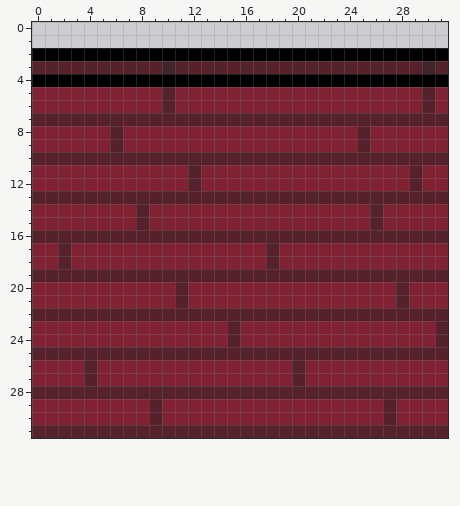
File history of a pixel-art sprite, Assets/Sprites/Environment/OwenSprites/Wall_top.png. Above: the version before the commit.
The file is 32x32 pixels.
Once edited:
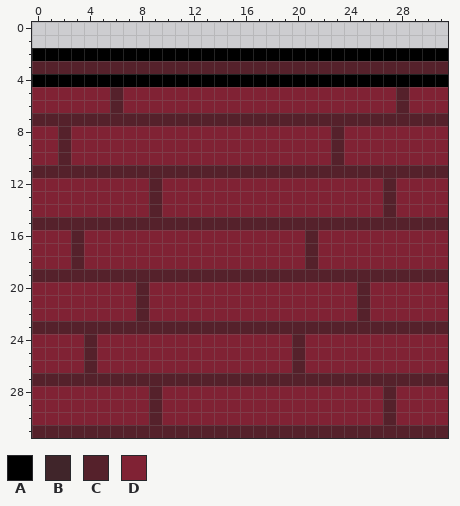
Palette (. is transparent): A #000000  B #40252a  C #55212b  D #802234
Changes in this commit:
@@ x 0..31 @@
  2 AAAAAAAAAAAAAAAAAAAAAAAAAAAAAAAA
- 3 CCCCCCCCCCBCCCCCCCCCCCCCCCCCCCBC
+ 3 CCCCCCCCCCCCCCCCCCCCCCCCCCCCCCCC
  4 AAAAAAAAAAAAAAAAAAAAAAAAAAAAAAAA
- 5 DDDDDDDDDDCDDDDDDDDDDDDDDDDDDDCD
- 6 DDDDDDDDDDCDDDDDDDDDDDDDDDDDDDCD
+ 5 DDDDDDCDDDDDDDDDDDDDDDDDDDDDCDDD
+ 6 DDDDDDCDDDDDDDDDDDDDDDDDDDDDCDDD
  7 CCCCCCCCCCCCCCCCCCCCCCCCCCCCCCCC
- 8 DDDDDDCDDDDDDDDDDDDDDDDDDCDDDDDD
- 9 DDDDDDCDDDDDDDDDDDDDDDDDDCDDDDDD
-10 CCCCCCCCCCCCCCCCCCCCCCCCCCCCCCCC
-11 DDDDDDDDDDDDCDDDDDDDDDDDDDDDDCDD
-12 DDDDDDDDDDDDCDDDDDDDDDDDDDDDDCDD
-13 CCCCCCCCCCCCCCCCCCCCCCCCCCCCCCCC
-14 DDDDDDDDCDDDDDDDDDDDDDDDDDCDDDDD
-15 DDDDDDDDCDDDDDDDDDDDDDDDDDCDDDDD
-16 CCCCCCCCCCCCCCCCCCCCCCCCCCCCCCCC
-17 DDCDDDDDDDDDDDDDDDCDDDDDDDDDDDDD
-18 DDCDDDDDDDDDDDDDDDCDDDDDDDDDDDDD
+ 8 DDCDDDDDDDDDDDDDDDDDDDDCDDDDDDDD
+ 9 DDCDDDDDDDDDDDDDDDDDDDDCDDDDDDDD
+10 DDCDDDDDDDDDDDDDDDDDDDDCDDDDDDDD
+11 CCCCCCCCCCCCCCCCCCCCCCCCCCCCCCCC
+12 DDDDDDDDDCDDDDDDDDDDDDDDDDDCDDDD
+13 DDDDDDDDDCDDDDDDDDDDDDDDDDDCDDDD
+14 DDDDDDDDDCDDDDDDDDDDDDDDDDDCDDDD
+15 CCCCCCCCCCCCCCCCCCCCCCCCCCCCCCCC
+16 DDDCDDDDDDDDDDDDDDDDDCDDDDDDDDDD
+17 DDDCDDDDDDDDDDDDDDDDDCDDDDDDDDDD
+18 DDDCDDDDDDDDDDDDDDDDDCDDDDDDDDDD
 19 CCCCCCCCCCCCCCCCCCCCCCCCCCCCCCCC
-20 DDDDDDDDDDDCDDDDDDDDDDDDDDDDCDDD
-21 DDDDDDDDDDDCDDDDDDDDDDDDDDDDCDDD
-22 CCCCCCCCCCCCCCCCCCCCCCCCCCCCCCCC
-23 DDDDDDDDDDDDDDDCDDDDDDDDDDDDDDDC
-24 DDDDDDDDDDDDDDDCDDDDDDDDDDDDDDDC
-25 CCCCCCCCCCCCCCCCCCCCCCCCCCCCCCCC
+20 DDDDDDDDCDDDDDDDDDDDDDDDDCDDDDDD
+21 DDDDDDDDCDDDDDDDDDDDDDDDDCDDDDDD
+22 DDDDDDDDCDDDDDDDDDDDDDDDDCDDDDDD
+23 CCCCCCCCCCCCCCCCCCCCCCCCCCCCCCCC
+24 DDDDCDDDDDDDDDDDDDDDCDDDDDDDDDDD
+25 DDDDCDDDDDDDDDDDDDDDCDDDDDDDDDDD
 26 DDDDCDDDDDDDDDDDDDDDCDDDDDDDDDDD
-27 DDDDCDDDDDDDDDDDDDDDCDDDDDDDDDDD
-28 CCCCCCCCCCCCCCCCCCCCCCCCCCCCCCCC
+27 CCCCCCCCCCCCCCCCCCCCCCCCCCCCCCCC
+28 DDDDDDDDDCDDDDDDDDDDDDDDDDDCDDDD
 29 DDDDDDDDDCDDDDDDDDDDDDDDDDDCDDDD
Where, in picture pixels (left, top, right, bottom), the same in both pictures:
changed: (32, 61, 448, 399)
